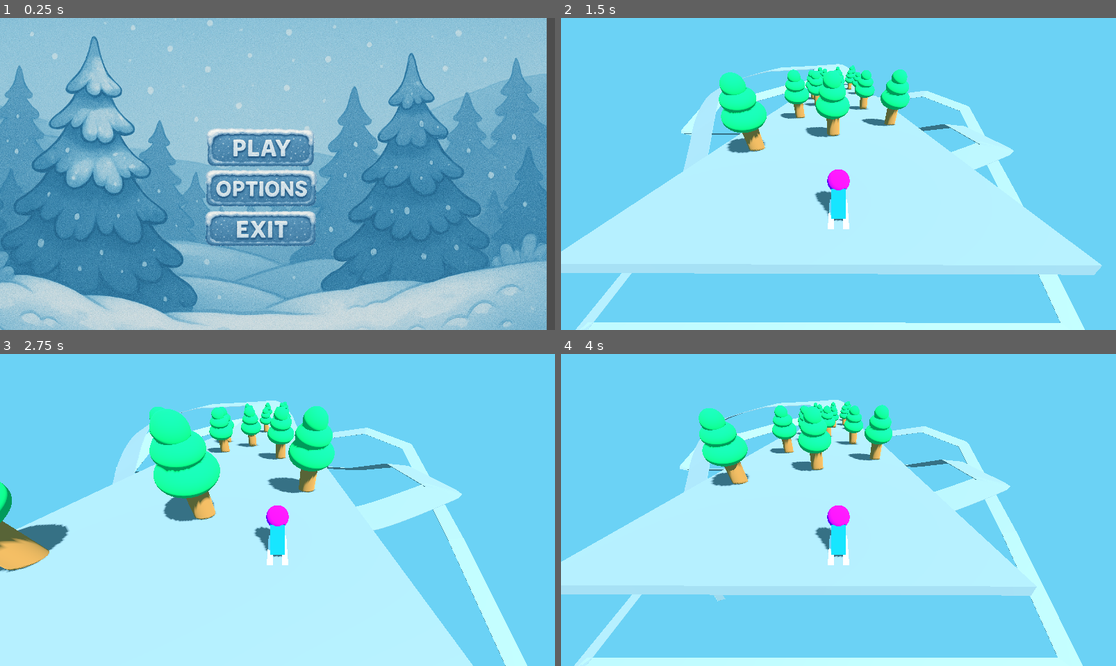
Above: before the commit, frames 1-4 (two rows, left to right).
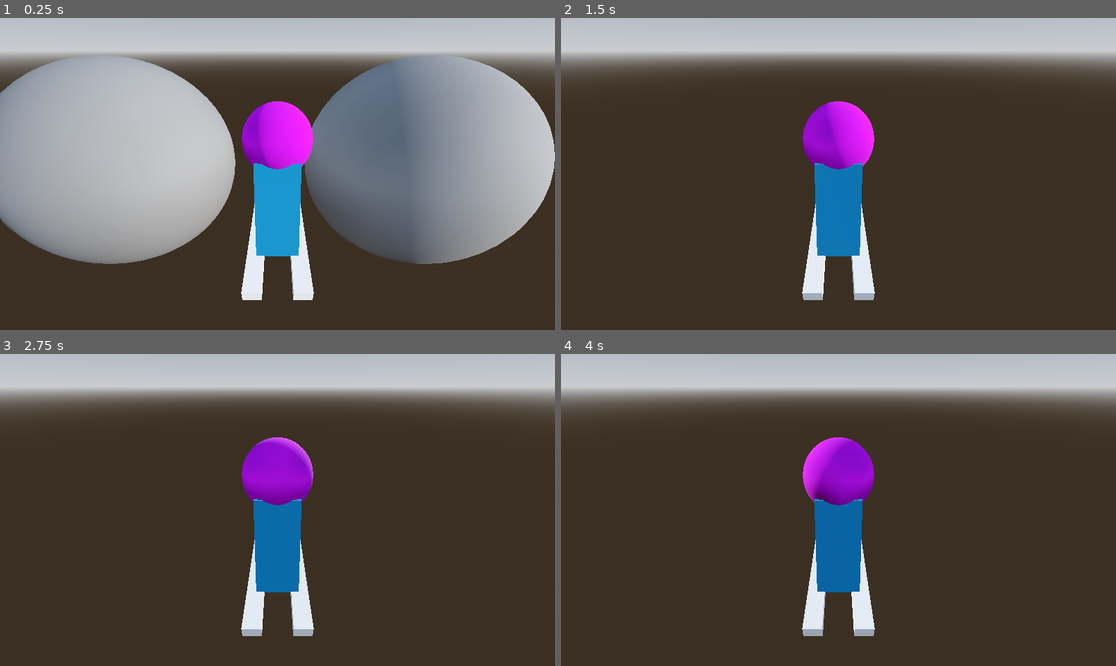
Above: after the commit, the same moments.

Repository: rohan-sav/Yr12GodotRohanHarshith
Game: Godot game, scene res://TestWorld.tscn
Same seed, same stepped clock (60 frames per second), same inputs: the game is played once before the commit and once after it. Before the commit the project starts from res://node_2d.tscn.
Inputs (mouse positions are in pixels of both pictures, inside the frame that each line leads up to):
- Up to frame 1 (0.25 s): no input
- Up to frame 2 (1.5 s): click (821, 149) at 0.52 s; hold Right (ui_right) from 1.28 s (still down)
- Up to frame 3 (2.75 s): release Right (ui_right) at 2.03 s; hold Down (ui_down) from 2.03 s (still down)
- Up to frame 4 (4 s): release Down (ui_down) at 2.78 s; hold Right (ui_right) 2.78-3.53 s; hold Up (ui_up) from 3.53 s (still down)

The runs differ from the first frame. In frame 1, 100% of the frame differs, in the area x 0-100%, y 0-100%; in frame 2, 100%; in frame 3, 100%; in frame 4, 100%.

Commit message:
characterbody3d

Diff:
--- /dev/null
+++ b/testing/Player/player2.tscn
@@ -0,0 +1,63 @@
+[gd_scene load_steps=9 format=3 uid="uid://gwl6oqlu4rb1"]
+
+[ext_resource type="Script" uid="uid://c5yr8326mirsf" path="res://Player/player_2.gd" id="1_7vf5y"]
+
+[sub_resource type="BoxShape3D" id="BoxShape3D_5dqqt"]
+size = Vector3(0.566636, 0.893488, 1.26282)
+
+[sub_resource type="BoxMesh" id="BoxMesh_ivc55"]
+
+[sub_resource type="StandardMaterial3D" id="StandardMaterial3D_7vf5y"]
+albedo_color = Color(0, 0.52549, 0.752941, 1)
+
+[sub_resource type="StandardMaterial3D" id="StandardMaterial3D_axnn4"]
+
+[sub_resource type="StandardMaterial3D" id="StandardMaterial3D_4flbx"]
+albedo_color = Color(0, 0, 0, 1)
+
+[sub_resource type="SphereMesh" id="SphereMesh_bn6h6"]
+material = SubResource("StandardMaterial3D_4flbx")
+
+[sub_resource type="StandardMaterial3D" id="StandardMaterial3D_vvjkd"]
+albedo_color = Color(0.85098, 0, 1, 1)
+
+[node name="CharacterBody3D" type="CharacterBody3D"]
+script = ExtResource("1_7vf5y")
+max_speed = 60.0
+gravity = 30.0
+push_acceleration = 20.0
+
+[node name="CollisionShape3D" type="CollisionShape3D" parent="."]
+transform = Transform3D(5, 0, 0, 0, 5, 0, 0, 0, 5, 0, -0.0221385, 0.00274658)
+shape = SubResource("BoxShape3D_5dqqt")
+
+[node name="Camera3D" type="Camera3D" parent="."]
+transform = Transform3D(1, 0, 0, 0, 0.855202, 0.518295, 0, -0.518295, 0.855202, 0, 6.14044, 7.43205)
+current = true
+
+[node name="Body2" type="Node3D" parent="."]
+transform = Transform3D(5, 0, 0, 0, 5, 0, 0, 0, 5, 0, 0, 0)
+
+[node name="Body" type="MeshInstance3D" parent="Body2"]
+transform = Transform3D(0.382454, 0, 0, 0, 0.817106, 0.107285, 0, -0.230325, 0.380609, 0, 0, 0)
+mesh = SubResource("BoxMesh_ivc55")
+skeleton = NodePath("../..")
+surface_material_override/0 = SubResource("StandardMaterial3D_7vf5y")
+
+[node name="Ski" type="MeshInstance3D" parent="Body2"]
+transform = Transform3D(0.152817, 0, 0, 0, 0.102173, 0, 0, 0, 1.26492, 0.2, -0.4, 0)
+mesh = SubResource("BoxMesh_ivc55")
+skeleton = NodePath("../..")
+surface_material_override/0 = SubResource("StandardMaterial3D_axnn4")
+
+[node name="Ski2" type="MeshInstance3D" parent="Body2"]
+transform = Transform3D(0.152817, 0, 0, 0, 0.102173, 0, 0, 0, 1.26492, -0.2, -0.4, 0)
+mesh = SubResource("BoxMesh_ivc55")
+skeleton = NodePath("../..")
+surface_material_override/0 = SubResource("StandardMaterial3D_axnn4")
+
+[node name="Head" type="MeshInstance3D" parent="Body2"]
+transform = Transform3D(0.617054, 0, 0, 0, 0.645448, 0, 0, 0, 0.617054, 0, 0.555963, -0.19505)
+mesh = SubResource("SphereMesh_bn6h6")
+skeleton = NodePath("../..")
+surface_material_override/0 = SubResource("StandardMaterial3D_vvjkd")
--- /dev/null
+++ b/testing/Player/player_2.gd
@@ -0,0 +1,104 @@
+extends CharacterBody3D
+
+# Adjustable parameters for skiing feel
+@export var max_speed: float = 20.0  # Top speed
+@export var gravity: float = 9.8  # Gravity strength
+@export var push_acceleration: float = 12.0  # Increased for better movement on flats
+@export var brake_strength: float = 5.0  # Slowdown when braking
+@export var turn_speed: float = 2.0  # Reduced for less aggressive turning
+@export var turn_blend_rate: float = 5.0  # Rate for blending velocity towards facing (for carving turns)
+@export var air_control_rate: float = 5.0  # Rate for air control adjustments
+@export var flat_friction: float = 0.995  # Increased for more momentum on flats
+@export var slope_friction: float = 1.0  # No loss on slopes for sustained momentum
+@export var air_retention: float = 0.995  # Increased for more momentum in air (horizontal)
+@export var max_slope_angle: float = deg_to_rad(60)  # Max angle considered "floor"
+@export var flat_angle_threshold: float = deg_to_rad(5)  # Angle to consider "flat"
+
+# Internal vars
+var facing_direction: Vector3 = Vector3.FORWARD
+
+func _ready():
+	set_floor_max_angle(max_slope_angle)
+
+func _physics_process(delta: float):
+	# Get player input
+	var input_dir = Vector2(
+		Input.get_axis("ui_left", "ui_right"),  # Left/right for turning
+		Input.get_axis("ui_down", "ui_up")      # Down for brake, up for push/accelerate
+	)
+
+	# Handle rotation for turning (always, even in air)
+	if input_dir.x != 0:
+		rotate_y(-input_dir.x * turn_speed * delta)
+	facing_direction = -transform.basis.z.normalized()
+
+	if is_on_floor():
+		var floor_normal = get_floor_normal()
+
+		# Slope acceleration from gravity
+		var grav_proj = Vector3.DOWN.dot(floor_normal) * floor_normal
+		var tangent_grav = (Vector3.DOWN - grav_proj) * gravity
+		velocity += tangent_grav * delta
+
+		# Player push acceleration (projected onto the floor plane)
+		if input_dir.y > 0:
+			var push_dir = facing_direction - facing_direction.dot(floor_normal) * floor_normal
+			if push_dir.length_squared() > 0.001:
+				push_dir = push_dir.normalized()
+				velocity += push_dir * push_acceleration * input_dir.y * delta
+
+		# Braking (reduce velocity)
+		if input_dir.y < 0:
+			var brake_amount = brake_strength * (-input_dir.y) * delta
+			var speed = velocity.length()
+			if speed > 0:
+				var reduce = min(brake_amount, speed)
+				velocity -= velocity.normalized() * reduce
+
+		# Apply friction based on slope
+		var slope_angle = acos(floor_normal.dot(Vector3.UP))
+		var friction = flat_friction if slope_angle < flat_angle_threshold else slope_friction
+		velocity *= friction
+
+		# Carving turns: gradually blend velocity towards facing direction
+		var current_speed = velocity.length()
+		if current_speed > 0.001:
+			var target_vel = facing_direction * current_speed
+			velocity = velocity.lerp(target_vel, turn_blend_rate * delta)
+
+		# Cap horizontal speed
+		var horiz_speed = Vector3(velocity.x, 0, velocity.z).length()
+		if horiz_speed > max_speed:
+			var scale = max_speed / horiz_speed
+			velocity.x *= scale
+			velocity.z *= scale
+
+	else:
+		# In air: apply gravity
+		velocity += Vector3.DOWN * gravity * delta
+
+		# Limited air control: blend horizontal velocity towards facing
+		var horiz_vel = Vector3(velocity.x, 0, velocity.z)
+		var horiz_speed = horiz_vel.length()
+		if horiz_speed > 0.001:
+			var target_dir = facing_direction
+			target_dir.y = 0
+			if target_dir.length_squared() > 0.001:
+				target_dir = target_dir.normalized()
+				horiz_vel = horiz_vel.lerp(target_dir * horiz_speed, air_control_rate * delta)
+				velocity.x = horiz_vel.x
+				velocity.z = horiz_vel.z
+
+		# Air resistance (dampen horizontal momentum slightly)
+		velocity.x *= air_retention
+		velocity.z *= air_retention
+
+		# Cap horizontal speed in air
+		horiz_speed = Vector3(velocity.x, 0, velocity.z).length()
+		if horiz_speed > max_speed:
+			var scale = max_speed / horiz_speed
+			velocity.x *= scale
+			velocity.z *= scale
+
+	# Apply movement
+	move_and_slide()
--- /dev/null
+++ b/testing/Player/playertest2.tscn
@@ -0,0 +1,11 @@
+[gd_scene load_steps=2 format=3 uid="uid://dkum8eg2s08qa"]
+
+[ext_resource type="PackedScene" uid="uid://ce1nfmtlp08uf" path="res://Models/skiing_lady.glb" id="1_jwhav"]
+
+[node name="player" type="Node3D"]
+
+[node name="Sketchfab_Scene" parent="." instance=ExtResource("1_jwhav")]
+
+[node name="Camera3D" type="Camera3D" parent="Sketchfab_Scene"]
+transform = Transform3D(-1, 0, -8.74228e-08, -3.64382e-08, 0.908996, 0.416804, 7.9467e-08, 0.416804, -0.908996, 0.482039, 1.30827, -1.51035)
+current = true
--- /dev/null
+++ b/testing/TestWorld.tscn
@@ -0,0 +1,249 @@
+[gd_scene load_steps=10 format=3 uid="uid://ch10bessjfv01"]
+
+[ext_resource type="PackedScene" uid="uid://bsr0c3kqef8tc" path="res://Models/skitrackimport.glb" id="1_7c1qw"]
+[ext_resource type="PackedScene" uid="uid://gwl6oqlu4rb1" path="res://Player/player2.tscn" id="1_cjeqb"]
+[ext_resource type="Script" uid="uid://c1nmdj5j6n3eg" path="res://rigid_body_3d.gd" id="1_i7llj"]
+[ext_resource type="PackedScene" uid="uid://mihwpb02li17" path="res://Checkpoint.tscn" id="3_74u7v"]
+
+[sub_resource type="ProceduralSkyMaterial" id="ProceduralSkyMaterial_cjeqb"]
+sky_horizon_color = Color(0.662243, 0.671743, 0.686743, 1)
+ground_horizon_color = Color(0.662243, 0.671743, 0.686743, 1)
+
+[sub_resource type="Sky" id="Sky_y4ur2"]
+sky_material = SubResource("ProceduralSkyMaterial_cjeqb")
+
+[sub_resource type="Environment" id="Environment_8re3b"]
+background_mode = 2
+sky = SubResource("Sky_y4ur2")
+tonemap_mode = 2
+glow_enabled = true
+
+[sub_resource type="SphereShape3D" id="SphereShape3D_i7llj"]
+radius = 5.0
+
+[sub_resource type="SphereMesh" id="SphereMesh_74u7v"]
+radius = 5.0
+height = 10.0
+
+[node name="Node3D" type="Node3D"]
+
+[node name="CharacterBody3D" parent="." instance=ExtResource("1_cjeqb")]
+transform = Transform3D(1, 0, 0, 0, 1, 0, 0, 0, 1, 10.975, 362.144, -285.349)
+
+[node name="WorldEnvironment" type="WorldEnvironment" parent="."]
+environment = SubResource("Environment_8re3b")
+
+[node name="RigidBody3D" type="RigidBody3D" parent="." node_paths=PackedStringArray("checkpoint_system")]
+transform = Transform3D(1, 0, 0, 0, 1, 0, 0, 0, 1, 6.28712, 362.662, -287.606)
+script = ExtResource("1_i7llj")
+checkpoint_system = NodePath("../CheckpointSystem")
+
+[node name="CollisionShape3D" type="CollisionShape3D" parent="RigidBody3D"]
+shape = SubResource("SphereShape3D_i7llj")
+
+[node name="MeshInstance3D" type="MeshInstance3D" parent="RigidBody3D"]
+mesh = SubResource("SphereMesh_74u7v")
+
+[node name="RigidBody3D2" type="RigidBody3D" parent="." node_paths=PackedStringArray("checkpoint_system")]
+transform = Transform3D(1, 0, 0, 0, 1, 0, 0, 0, 1, 18.71, 362.662, -287.606)
+script = ExtResource("1_i7llj")
+checkpoint_system = NodePath("../CheckpointSystem")
+
+[node name="CollisionShape3D" type="CollisionShape3D" parent="RigidBody3D2"]
+shape = SubResource("SphereShape3D_i7llj")
+
+[node name="MeshInstance3D" type="MeshInstance3D" parent="RigidBody3D2"]
+mesh = SubResource("SphereMesh_74u7v")
+
+[node name="skitrackimport" parent="." instance=ExtResource("1_7c1qw")]
+transform = Transform3D(1, 0, 0, 0, 1, 0, 0, 0, 1, 69.2138, 1.19209e-07, -1423.5)
+
+[node name="Camera3D" type="Camera3D" parent="."]
+transform = Transform3D(0.475311, -0.093093, 0.874879, -0.430076, 0.842901, 0.323345, -0.767538, -0.529954, 0.360603, 181.549, 326.306, -323.089)
+
+[node name="DirectionalLight3D" type="DirectionalLight3D" parent="Camera3D"]
+
+[node name="CheckpointSystem" type="Node3D" parent="."]
+
+[node name="Checkpoint" parent="CheckpointSystem" instance=ExtResource("3_74u7v")]
+transform = Transform3D(1, 0, 0, 0, 1, 0, 0, 0, 1, 15.1887, 298.505, -344.236)
+
+[node name="Checkpoint2" parent="CheckpointSystem" instance=ExtResource("3_74u7v")]
+transform = Transform3D(1, 0, 0, 0, 1, 0, 0, 0, 1, 15.1887, 227.394, -540.653)
+
+[node name="Checkpoint3" parent="CheckpointSystem" instance=ExtResource("3_74u7v")]
+transform = Transform3D(0.0794856, 0, -0.996836, 0, 1, 0, 0.996836, 0, 0.0794856, 45.1831, 229.305, -574.606)
+
+[node name="Checkpoint4" parent="CheckpointSystem" instance=ExtResource("3_74u7v")]
+transform = Transform3D(-0.996998, 0, -0.0774324, 0, 1, 0, 0.0774324, 0, -0.996998, 83.4877, 226.983, -521.525)
+
+[node name="Checkpoint5" parent="CheckpointSystem" instance=ExtResource("3_74u7v")]
+transform = Transform3D(-0.996998, 0, -0.0774324, 0, 1, 0, 0.0774324, 0, -0.996998, 77.1897, 201.154, -393.562)
+
+[node name="Checkpoint6" parent="CheckpointSystem" instance=ExtResource("3_74u7v")]
+transform = Transform3D(-0.996998, 0, -0.0774324, -0.0186329, 0.970616, 0.239912, 0.0751571, 0.240635, -0.967701, 77.1897, 201.703, -280.391)
+
+[node name="Checkpoint7" parent="CheckpointSystem" instance=ExtResource("3_74u7v")]
+transform = Transform3D(-0.996998, -1.80791e-09, -0.0774324, -0.0346348, 0.894389, 0.445948, 0.0692547, 0.447291, -0.891703, 77.0006, 152.442, -196.607)
+
+[node name="Checkpoint8" parent="CheckpointSystem" instance=ExtResource("3_74u7v")]
+transform = Transform3D(-0.996998, -1.80719e-09, -0.0774324, 0.0108715, 0.990095, -0.139978, 0.0766655, -0.1404, -0.987122, 90.6021, 152.442, -101.813)
+
+[node name="CollisionShape3D" parent="CheckpointSystem/Checkpoint8" index="0"]
+transform = Transform3D(0.99999, 0.00444255, 0.000127904, -0.00444248, 0.998353, 0.0571999, 0.000127159, -0.0572001, 0.998363, -3.90867, -3.47688, 0.491539)
+
+[node name="Checkpoint9" parent="CheckpointSystem" instance=ExtResource("3_74u7v")]
+transform = Transform3D(-0.99967, 0.0237961, -0.00970099, 0.0256652, 0.943472, -0.330458, 0.00128897, -0.330598, -0.943771, 90.6111, 170.312, -36.2352)
+
+[node name="CollisionShape3D" parent="CheckpointSystem/Checkpoint9" index="0"]
+transform = Transform3D(0.999977, 0.00546131, 0.00412553, -0.00622379, 0.976337, 0.216164, -0.00284665, -0.216185, 0.976348, -3.90867, -3.47688, 0.491543)
+
+[node name="Checkpoint10" parent="CheckpointSystem" instance=ExtResource("3_74u7v")]
+transform = Transform3D(-0.99967, 0.0237961, -0.00970099, 0.0251785, 0.831508, -0.554942, -0.00513904, -0.555003, -0.831832, 90.6111, 173.813, 4.96703)
+
+[node name="CollisionShape3D" parent="CheckpointSystem/Checkpoint10" index="0"]
+transform = Transform3D(0.999977, 0.00546131, 0.00412553, -0.00622379, 0.976337, 0.216164, -0.00284665, -0.216185, 0.976348, -3.90867, -3.47688, 0.491543)
+
+[node name="Checkpoint11" parent="CheckpointSystem" instance=ExtResource("3_74u7v")]
+transform = Transform3D(-0.99967, 0.0237961, -0.00970099, 0.0219782, 0.98734, 0.15709, 0.0133163, 0.156825, -0.987537, 90.6111, 166.47, 46.7642)
+
+[node name="CollisionShape3D" parent="CheckpointSystem/Checkpoint11" index="0"]
+transform = Transform3D(0.999977, 0.00546131, 0.00412553, -0.00622379, 0.976337, 0.216164, -0.00284665, -0.216185, 0.976348, -3.90867, -3.47688, 0.491543)
+
+[node name="Checkpoint12" parent="CheckpointSystem" instance=ExtResource("3_74u7v")]
+transform = Transform3D(-0.964142, -0.196677, 0.17818, -0.170444, 0.973526, 0.152302, -0.203417, 0.116471, -0.97214, 114.21, 138.875, 89.7705)
+
+[node name="CollisionShape3D" parent="CheckpointSystem/Checkpoint12" index="0"]
+transform = Transform3D(0.999977, 0.00546131, 0.00412553, -0.00622379, 0.976337, 0.216164, -0.00284665, -0.216185, 0.976348, -3.90867, -3.47688, 0.491543)
+
+[node name="Checkpoint13" parent="CheckpointSystem" instance=ExtResource("3_74u7v")]
+transform = Transform3D(-0.997139, 0.0476474, 0.0586884, 0.0163116, 0.893679, -0.44841, -0.0738142, -0.44617, -0.891899, 64.1115, 141.171, 157.794)
+
+[node name="CollisionShape3D" parent="CheckpointSystem/Checkpoint13" index="0"]
+transform = Transform3D(0.999976, 0.00546132, 0.00412579, -0.00622384, 0.976337, 0.216164, -0.00284693, -0.216185, 0.97635, -2.05453, -3.4884, 0.486267)
+
+[node name="Checkpoint14" parent="CheckpointSystem" instance=ExtResource("3_74u7v")]
+transform = Transform3D(-0.997139, 0.0476474, 0.0586884, 0.0616884, 0.961607, 0.26741, -0.0436939, 0.270265, -0.961794, 63.2431, 109.367, 255.329)
+
+[node name="CollisionShape3D" parent="CheckpointSystem/Checkpoint14" index="0"]
+transform = Transform3D(0.999976, 0.00546132, 0.00412579, -0.00622384, 0.976337, 0.216164, -0.00284693, -0.216185, 0.97635, -2.05453, -3.4884, 0.486267)
+
+[node name="Checkpoint15" parent="CheckpointSystem" instance=ExtResource("3_74u7v")]
+transform = Transform3D(-0.999764, 0.0188601, 0.010775, 0.0173478, 0.991824, -0.126428, -0.0130713, -0.126211, -0.991917, 63.2431, 87.9258, 350.191)
+
+[node name="CollisionShape3D" parent="CheckpointSystem/Checkpoint15" index="0"]
+transform = Transform3D(0.999976, 0.00546132, 0.00412579, -0.00622384, 0.976337, 0.216164, -0.00284693, -0.216185, 0.97635, -2.05453, -3.4884, 0.486267)
+
+[node name="Checkpoint16" parent="CheckpointSystem" instance=ExtResource("3_74u7v")]
+transform = Transform3D(-0.998744, 0.0386346, 0.0318901, 0.0306981, 0.975051, -0.219851, -0.0395883, -0.218597, -0.975012, 63.2431, 84.5939, 451.82)
+
+[node name="CollisionShape3D" parent="CheckpointSystem/Checkpoint16" index="0"]
+transform = Transform3D(0.999976, 0.00546132, 0.00412579, -0.00622384, 0.976337, 0.216164, -0.00284693, -0.216185, 0.97635, -2.05453, -3.4884, 0.486267)
+
+[node name="Checkpoint17" parent="CheckpointSystem" instance=ExtResource("3_74u7v")]
+transform = Transform3D(-0.998744, 0.0386346, 0.0318901, 0.0306981, 0.975051, -0.219851, -0.0395883, -0.218597, -0.975012, 63.2431, 84.5939, 560.618)
+
+[node name="CollisionShape3D" parent="CheckpointSystem/Checkpoint17" index="0"]
+transform = Transform3D(0.999976, 0.00546132, 0.00412579, -0.00622384, 0.976337, 0.216164, -0.00284693, -0.216185, 0.97635, -2.05453, -3.4884, 0.486267)
+
+[node name="Checkpoint18" parent="CheckpointSystem" instance=ExtResource("3_74u7v")]
+transform = Transform3D(-0.998744, 0.0386346, 0.0318901, 0.0500907, 0.779359, 0.624572, -0.00072371, 0.625386, -0.780316, 63.2431, 60.0992, 664.099)
+
+[node name="CollisionShape3D" parent="CheckpointSystem/Checkpoint18" index="0"]
+transform = Transform3D(0.999976, 0.00546132, 0.00412579, -0.00622384, 0.976337, 0.216164, -0.00284693, -0.216185, 0.97635, -2.05453, -3.4884, 0.486267)
+
+[node name="Checkpoint19" parent="CheckpointSystem" instance=ExtResource("3_74u7v")]
+transform = Transform3D(-0.943637, -0.305624, -0.127055, -0.327601, 0.917163, 0.226914, 0.0471799, 0.255748, -0.965592, 61.8115, -47.9788, 698.868)
+
+[node name="CollisionShape3D" parent="CheckpointSystem/Checkpoint19" index="0"]
+transform = Transform3D(0.999976, 0.00546132, 0.00412579, -0.00622384, 0.976337, 0.216164, -0.00284693, -0.216185, 0.97635, -2.05453, -3.4884, 0.486267)
+
+[node name="Checkpoint20" parent="CheckpointSystem" instance=ExtResource("3_74u7v")]
+transform = Transform3D(-0.89119, -0.379725, 0.248173, -0.327601, 0.917163, 0.226914, -0.31378, 0.120921, -0.941764, 53.2574, -81.0042, 779.128)
+
+[node name="CollisionShape3D" parent="CheckpointSystem/Checkpoint20" index="0"]
+transform = Transform3D(0.999976, 0.00546132, 0.00412579, -0.00622384, 0.976337, 0.216164, -0.00284693, -0.216185, 0.97635, -2.05453, -3.4884, 0.486267)
+
+[node name="Checkpoint21" parent="CheckpointSystem" instance=ExtResource("3_74u7v")]
+transform = Transform3D(0.324936, 0.402094, 0.856, -0.646024, 0.755407, -0.109612, -0.690703, -0.51738, 0.505221, -12.2677, -77.1408, 822.639)
+
+[node name="CollisionShape3D" parent="CheckpointSystem/Checkpoint21" index="0"]
+transform = Transform3D(0.999976, 0.00546132, 0.00412579, -0.00622384, 0.976337, 0.216164, -0.00284693, -0.216185, 0.97635, -2.05453, -3.4884, 0.486267)
+
+[node name="Checkpoint22" parent="CheckpointSystem" instance=ExtResource("3_74u7v")]
+transform = Transform3D(0.817076, 0.13138, -0.561361, -0.203928, 0.976604, -0.0682599, 0.539259, 0.170251, 0.82475, -8.38129, -102.024, 755.245)
+
+[node name="CollisionShape3D" parent="CheckpointSystem/Checkpoint22" index="0"]
+transform = Transform3D(0.999976, 0.00546132, 0.00412579, -0.00622384, 0.976337, 0.216164, -0.00284693, -0.216185, 0.97635, -2.05453, -3.4884, 0.486267)
+
+[node name="Checkpoint23" parent="CheckpointSystem" instance=ExtResource("3_74u7v")]
+transform = Transform3D(-0.47631, -0.230621, -0.848494, -0.237939, 0.962793, -0.128118, 0.846471, 0.140866, -0.513462, 60.4584, -119.415, 750.587)
+
+[node name="CollisionShape3D" parent="CheckpointSystem/Checkpoint23" index="0"]
+transform = Transform3D(0.999976, 0.00546132, 0.00412579, -0.00622384, 0.976337, 0.216164, -0.00284693, -0.216185, 0.97635, -2.05453, -3.4884, 0.486267)
+
+[node name="Checkpoint24" parent="CheckpointSystem" instance=ExtResource("3_74u7v")]
+transform = Transform3D(-0.922374, -0.265313, -0.280778, -0.374654, 0.791518, 0.482839, 0.0941373, 0.550553, -0.829475, 91.7771, -139.761, 808.557)
+
+[node name="CollisionShape3D" parent="CheckpointSystem/Checkpoint24" index="0"]
+transform = Transform3D(0.999976, 0.00546132, 0.00412579, -0.00622384, 0.976337, 0.216164, -0.00284693, -0.216185, 0.97635, -2.05453, -3.4884, 0.486267)
+
+[node name="Checkpoint25" parent="CheckpointSystem" instance=ExtResource("3_74u7v")]
+transform = Transform3D(0.00167366, 0.175119, 0.984545, -0.163188, 0.971397, -0.172502, -0.986594, -0.160378, 0.0302034, 69.3973, -154.063, 848.4)
+
+[node name="CollisionShape3D" parent="CheckpointSystem/Checkpoint25" index="0"]
+transform = Transform3D(0.999976, 0.00546132, 0.00412579, -0.00622384, 0.976337, 0.216164, -0.00284693, -0.216185, 0.97635, -2.05453, -3.4884, 0.486267)
+
+[node name="Checkpoint26" parent="CheckpointSystem" instance=ExtResource("3_74u7v")]
+transform = Transform3D(0.992578, -0.0301513, 0.117818, 0.0112689, 0.987414, 0.157757, -0.121092, -0.155259, 0.980424, 18.185, -181.343, 784.505)
+
+[node name="CollisionShape3D" parent="CheckpointSystem/Checkpoint26" index="0"]
+transform = Transform3D(0.999976, 0.00546132, 0.00412579, -0.00622384, 0.976337, 0.216164, -0.00284693, -0.216185, 0.97635, -2.05453, -3.4884, 0.486267)
+
+[node name="Checkpoint27" parent="CheckpointSystem" instance=ExtResource("3_74u7v")]
+transform = Transform3D(0.0902062, -0.215388, -0.972353, -0.193109, 0.954022, -0.229242, 0.977022, 0.20845, 0.0444649, 36.4275, -191.651, 700.804)
+
+[node name="CollisionShape3D" parent="CheckpointSystem/Checkpoint27" index="0"]
+transform = Transform3D(0.999976, 0.00546132, 0.00412579, -0.00622384, 0.976337, 0.216164, -0.00284693, -0.216185, 0.97635, -2.05453, -3.4884, 0.486267)
+
+[node name="Checkpoint28" parent="CheckpointSystem" instance=ExtResource("3_74u7v")]
+transform = Transform3D(-0.987555, 0.0264187, -0.15504, 0.00923995, 0.993834, 0.110492, 0.157003, 0.107685, -0.981709, 71.7813, -219.764, 761.357)
+
+[node name="CollisionShape3D" parent="CheckpointSystem/Checkpoint28" index="0"]
+transform = Transform3D(0.999976, 0.00546132, 0.00412579, -0.00622384, 0.976337, 0.216164, -0.00284693, -0.216185, 0.97635, -2.05453, -3.4884, 0.486267)
+
+[node name="Checkpoint29" parent="CheckpointSystem" instance=ExtResource("3_74u7v")]
+transform = Transform3D(0.0456311, 0.0509, 0.99766, 0.00190725, 0.998695, -0.0510404, -0.998957, 0.00423183, 0.0454748, -7.64058, -231.203, 775.573)
+
+[node name="CollisionShape3D" parent="CheckpointSystem/Checkpoint29" index="0"]
+transform = Transform3D(0.999976, 0.00546132, 0.00412579, -0.00622384, 0.976337, 0.216164, -0.00284693, -0.216185, 0.97635, -2.05453, -3.4884, 0.486267)
+
+[editable path="CheckpointSystem/Checkpoint"]
+[editable path="CheckpointSystem/Checkpoint2"]
+[editable path="CheckpointSystem/Checkpoint3"]
+[editable path="CheckpointSystem/Checkpoint4"]
+[editable path="CheckpointSystem/Checkpoint5"]
+[editable path="CheckpointSystem/Checkpoint6"]
+[editable path="CheckpointSystem/Checkpoint7"]
+[editable path="CheckpointSystem/Checkpoint8"]
+[editable path="CheckpointSystem/Checkpoint9"]
+[editable path="CheckpointSystem/Checkpoint10"]
+[editable path="CheckpointSystem/Checkpoint11"]
+[editable path="CheckpointSystem/Checkpoint12"]
+[editable path="CheckpointSystem/Checkpoint13"]
+[editable path="CheckpointSystem/Checkpoint14"]
+[editable path="CheckpointSystem/Checkpoint15"]
+[editable path="CheckpointSystem/Checkpoint16"]
+[editable path="CheckpointSystem/Checkpoint17"]
+[editable path="CheckpointSystem/Checkpoint18"]
+[editable path="CheckpointSystem/Checkpoint19"]
+[editable path="CheckpointSystem/Checkpoint20"]
+[editable path="CheckpointSystem/Checkpoint21"]
+[editable path="CheckpointSystem/Checkpoint22"]
+[editable path="CheckpointSystem/Checkpoint23"]
+[editable path="CheckpointSystem/Checkpoint24"]
+[editable path="CheckpointSystem/Checkpoint25"]
+[editable path="CheckpointSystem/Checkpoint26"]
+[editable path="CheckpointSystem/Checkpoint27"]
+[editable path="CheckpointSystem/Checkpoint28"]
+[editable path="CheckpointSystem/Checkpoint29"]
--- a/testing/player.tscn
+++ b/testing/player.tscn
@@ -29,6 +29,7 @@
 contact_monitor = true
 max_contacts_reported = 3
 script = ExtResource("1_4flbx")
+move_speed = 50.0
 
 [node name="Body" type="MeshInstance3D" parent="."]
 transform = Transform3D(0.382454, 0, 0, 0, 0.817106, 0.107285, 0, -0.230325, 0.380609, 0, 0, 0)
--- a/testing/project.godot
+++ b/testing/project.godot
@@ -11,7 +11,7 @@
 [application]
 
 config/name="testing"
-run/main_scene="uid://bpik7bjkywivk"
+run/main_scene="uid://ch10bessjfv01"
 config/features=PackedStringArray("4.4", "Forward Plus")
 config/icon="res://icon.svg"
 
Not shown, added: testing/Models/skiing_lady.glb.import
Binary file added: testing/Models/skiing_lady_0.png
Not shown, added: testing/Models/skiing_lady_0.png.import
Binary file added: testing/Models/skiing_lady_1.png
Not shown, added: testing/Models/skiing_lady_1.png.import
Not shown, added: testing/Models/skiing_lady_10.png.import
Binary file added: testing/Models/skiing_lady_2.png
Not shown, added: testing/Models/skiing_lady_2.png.import
Binary file added: testing/Models/skiing_lady_3.png
Not shown, added: testing/Models/skiing_lady_3.png.import
Binary file added: testing/Models/skiing_lady_4.png
Not shown, added: testing/Models/skiing_lady_4.png.import
(and 13 more such lines)
